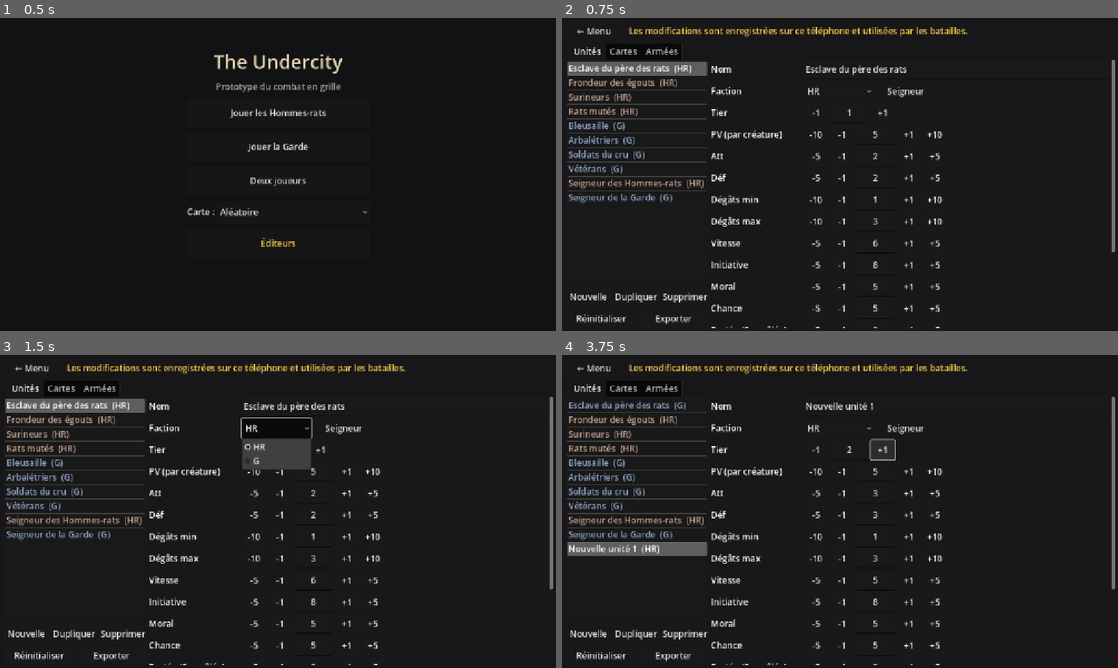
Above: before the commit, frames 1-4 (two rows, left to right).
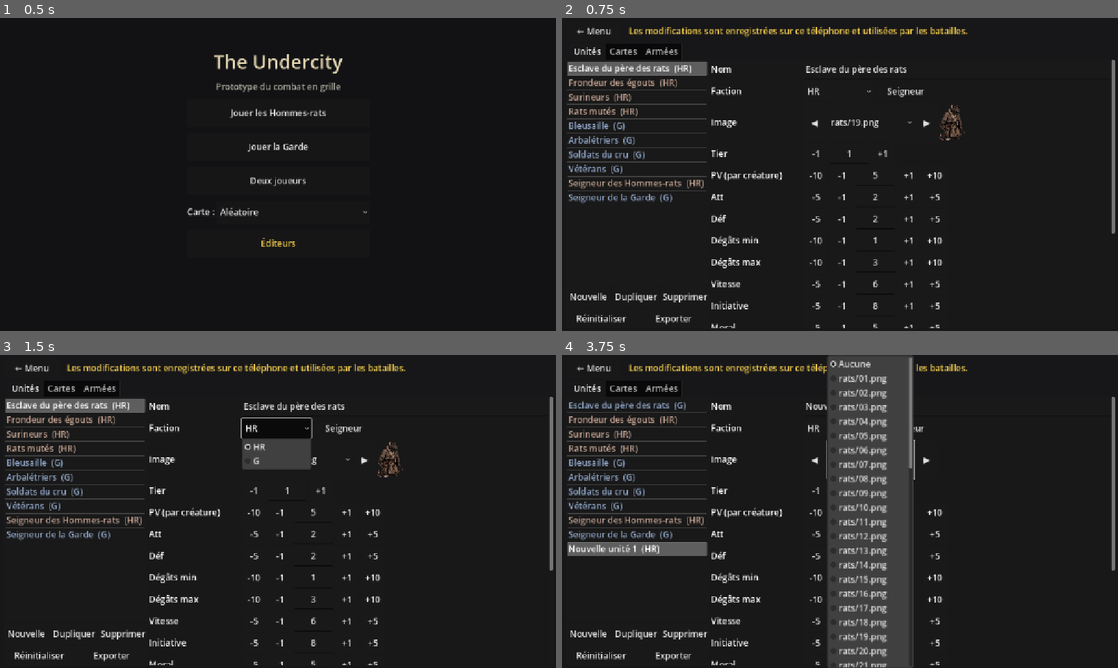
Above: after the commit, the same moments.

Repository: piratesamskipper/The-undercity
Game: Godot game, scene res://scenes/menu.tscn
Same seed, same stepped clock (60 frames per second), same inputs: the game is played once before the commit and once after it.
Inputs (mouse positions are in pixels of both pictures, inside the frame that each line leads up to):
- Up to frame 1 (0.5 s): no input
- Up to frame 2 (0.75 s): click "Éditeurs" at 0.5 s
- Up to frame 3 (1.5 s): click "HR" at 1.25 s
- Up to frame 4 (3.75 s): click (867, 458) at 2 s, where only the run after the commit has a clickable "rats/19.png"; click "Nouvelle" at 2.75 s; click (867, 458) at 3.5 s, where only the run after the commit has a clickable "Aucune"

Frame 1 is identical in both runs. In frame 2, 2.9% of the frame differs, in the area x 26-100%, y 27-100%; in frame 3, 2.8%; in frame 4, 17%, in the area x 26-100%, y 0-100%.

Commit message:
Portraits des Hommes-rats sur les pions
- 60 portraits découpés et détourés depuis la planche fournie (jeu/images/rats)
- Esclaves 19, Frondeurs 11, Surineurs 13, Rats mutés 05, Seigneur 22
- Les pions affichent le portrait (tête et buste), le nombre en bas et les marques en haut
- Éditeur d'unités : choix de l'image avec aperçu

Co-Authored-By: Claude Opus 5.5 <noreply@anthropic.com>
Claude-Session: https://claude.ai/code/session_01PSidyHfdFpRYDiezgKu1U8

Diff:
--- a/jeu/donnees/unites.json
+++ b/jeu/donnees/unites.json
@@ -1,12 +1,12 @@
 [
-  {"nom": "Esclave du père des rats", "faction": "HR", "tier": 1, "pv": 5, "att": 2, "def": 2, "deg": [1, 3], "vitesse": 6, "initiative": 8, "moral": 5, "chance": 5, "portee": 0, "munitions": 0, "escouade": 80, "cout": 20},
-  {"nom": "Frondeur des égouts", "faction": "HR", "tier": 1, "pv": 4, "att": 3, "def": 1, "deg": [2, 4], "vitesse": 5, "initiative": 8, "moral": 5, "chance": 5, "portee": 6, "munitions": 3, "escouade": 70, "cout": 25},
-  {"nom": "Surineurs", "faction": "HR", "tier": 2, "pv": 6, "att": 5, "def": 2, "deg": [5, 7], "vitesse": 7, "initiative": 12, "moral": 6, "chance": 5, "portee": 0, "munitions": 0, "escouade": 60, "cout": 40, "capacites": ["bond"]},
-  {"nom": "Rats mutés", "faction": "HR", "tier": 3, "pv": 20, "att": 8, "def": 6, "deg": [10, 15], "vitesse": 6, "initiative": 8, "moral": 5, "chance": 5, "portee": 0, "munitions": 0, "escouade": 30, "cout": 100},
+  {"nom": "Esclave du père des rats", "faction": "HR", "tier": 1, "pv": 5, "att": 2, "def": 2, "deg": [1, 3], "vitesse": 6, "initiative": 8, "moral": 5, "chance": 5, "portee": 0, "munitions": 0, "escouade": 80, "cout": 20, "image": "rats/19.png"},
+  {"nom": "Frondeur des égouts", "faction": "HR", "tier": 1, "pv": 4, "att": 3, "def": 1, "deg": [2, 4], "vitesse": 5, "initiative": 8, "moral": 5, "chance": 5, "portee": 6, "munitions": 3, "escouade": 70, "cout": 25, "image": "rats/11.png"},
+  {"nom": "Surineurs", "faction": "HR", "tier": 2, "pv": 6, "att": 5, "def": 2, "deg": [5, 7], "vitesse": 7, "initiative": 12, "moral": 6, "chance": 5, "portee": 0, "munitions": 0, "escouade": 60, "cout": 40, "capacites": ["bond"], "image": "rats/13.png"},
+  {"nom": "Rats mutés", "faction": "HR", "tier": 3, "pv": 20, "att": 8, "def": 6, "deg": [10, 15], "vitesse": 6, "initiative": 8, "moral": 5, "chance": 5, "portee": 0, "munitions": 0, "escouade": 30, "cout": 100, "image": "rats/05.png"},
   {"nom": "Bleusaille", "faction": "G", "tier": 1, "pv": 7, "att": 3, "def": 3, "deg": [2, 6], "vitesse": 5, "initiative": 8, "moral": 5, "chance": 5, "portee": 0, "munitions": 0, "escouade": 30, "cout": 35},
   {"nom": "Arbalétriers", "faction": "G", "tier": 2, "pv": 8, "att": 5, "def": 3, "deg": [7, 10], "vitesse": 5, "initiative": 8, "moral": 5, "chance": 5, "portee": 7, "munitions": 5, "escouade": 20, "cout": 85},
   {"nom": "Soldats du cru", "faction": "G", "tier": 2, "pv": 12, "att": 4, "def": 5, "deg": [5, 9], "vitesse": 5, "initiative": 9, "moral": 5, "chance": 5, "portee": 0, "munitions": 0, "escouade": 20, "cout": 60},
   {"nom": "Vétérans", "faction": "G", "tier": 3, "pv": 30, "att": 6, "def": 8, "deg": [8, 12], "vitesse": 6, "initiative": 10, "moral": 6, "chance": 5, "portee": 0, "munitions": 0, "escouade": 15, "cout": 170},
-  {"nom": "Seigneur des Hommes-rats", "faction": "HR", "tier …(189 unchanged characters)… a": 5, "intelligence": 3, "puissance": 2},
+  {"nom": "Seigneur des Hommes-rats", "faction": "HR", "tier …(189 unchanged characters)… a": 5, "intelligence": 3, "puissance": 2, "image": "rats/22.png"},
   {"nom": "Seigneur de la Garde", "faction": "G", "tier": 0, "pv": 250, "att": 8, "def": 8, "deg": [30, 40], "vitesse": 6, "initiative": 8, "moral": 5, "chance": 5, "portee": 0, "munitions": 0, "escouade": 1, "cout": 500, "seigneur": true, "aura": 5, "intelligence": 3, "puissance": 2}
 ]
--- a/jeu/scripts/bataille.gd
+++ b/jeu/scripts/bataille.gd
@@ -156,13 +156,6 @@
 		var coin := _case_vers_ecran(p["pos"]) + Vector2(5, 5)
 		var taille := Vector2.ONE * (TAILLE_CASE - 10)
 		draw_rect(Rect2(coin, taille), COULEURS[p["camp"]])
-		# orientation : petit triangle sur le bord vers lequel la pile regarde
-		var centre := coin + taille / 2
-		var o := Vector2(p["orient"]).normalized()
-		var pointe := centre + o * (taille.x / 2 + 4)
-		var base := centre + o * (taille.x / 2 - 6)
-		var perp := Vector2(-o.y, o.x) * 6
-		draw_colored_polygon(PackedVector2Array([pointe, base + perp, base - perp]), Color(0.95, 0.95, 0.85))
 		if actif != null and p["id"] == actif["id"]:
 			draw_rect(Rect2(coin - Vector2(4, 4), taille + Vector2(8, 8)), Color(1, 0.85, 0.3), false, 4.0)
 		elif selection != null and p["id"] == selection["id"]:
@@ -172,20 +165,42 @@
 		elif cibles.has(p["id"]):
 			var col := Color(0.95, 0.25, 0.2) if cibles[p["id"]] != "loin" else Color(0.95, 0.6, 0.2)
 			draw_rect(Rect2(coin - Vector2(3, 3), taille + Vector2(6, 6)), col, false, 3.0)
-		draw_string(police, coin + Vector2(0, 16), _abreviation(p["u"]["nom"]),
-				HORIZONTAL_ALIGNMENT_CENTER, taille.x, 13, Color.WHITE)
-		if Combat.seigneur(p):
-			draw_rect(Rect2(coin + Vector2(2, 2), taille - Vector2(4, 4)), Color(0.95, 0.8, 0.3), false, 2.0)
-		draw_string(police, coin + Vector2(0, 34), str(p["pv_total"]) if Combat.seigneur(p) else str(Combat.nombre(p)),
-				HORIZONTAL_ALIGNMENT_CENTER, taille.x, 16, Color(1, 1, 0.8))
+		var valeur := str(p["pv_total"]) if Combat.seigneur(p) else str(Combat.nombre(p))
 		var marques := ""
 		if p["defend"]:
 			marques += "DÉF "
 		if Combat.tireur(p):
 			marques += "♦%d" % p["munitions"]
-		if marques != "":
-			draw_string(police, coin + Vector2(0, 47), marques, HORIZONTAL_ALIGNMENT_CENTER,
-					taille.x, 10, Color(0.85, 0.85, 0.85))
+		var tex: Texture2D = Donnees.texture(p["u"].get("image", ""))
+		if tex != null:
+			# portrait : le haut de la figure (tête et buste) remplit la case
+			var cote: float = tex.get_width()
+			draw_texture_rect_region(tex, Rect2(coin, taille), Rect2(0, 0, cote, minf(cote, tex.get_height())))
+			draw_rect(Rect2(coin + Vector2(0, taille.y - 15), Vector2(taille.x, 15)), Color(0, 0, 0, 0.7))
+			draw_string(police, coin + Vector2(0, taille.y - 3), valeur, HORIZONTAL_ALIGNMENT_CENTER,
+					taille.x, 13, Color(1, 1, 0.8))
+			if marques != "":
+				draw_rect(Rect2(coin, Vector2(taille.x, 12)), Color(0, 0, 0, 0.6))
+				draw_string(police, coin + Vector2(0, 10), marques, HORIZONTAL_ALIGNMENT_CENTER,
+						taille.x, 10, Color(0.9, 0.9, 0.9))
+			draw_rect(Rect2(coin, taille), COULEURS[p["camp"]].lightened(0.2), false, 2.0)
+		else:
+			draw_string(police, coin + Vector2(0, 16), _abreviation(p["u"]["nom"]),
+					HORIZONTAL_ALIGNMENT_CENTER, taille.x, 13, Color.WHITE)
+			draw_string(police, coin + Vector2(0, 34), valeur, HORIZONTAL_ALIGNMENT_CENTER, taille.x, 16,
+					Color(1, 1, 0.8))
+			if marques != "":
+				draw_string(police, coin + Vector2(0, 47), marques, HORIZONTAL_ALIGNMENT_CENTER,
+						taille.x, 10, Color(0.85, 0.85, 0.85))
+		if Combat.seigneur(p):
+			draw_rect(Rect2(coin + Vector2(2, 2), taille - Vector2(4, 4)), Color(0.95, 0.8, 0.3), false, 2.0)
+		# orientation : petit triangle sur le bord vers lequel la pile regarde
+		var centre := coin + taille / 2
+		var o := Vector2(p["orient"]).normalized()
+		var pointe := centre + o * (taille.x / 2 + 4)
+		var base := centre + o * (taille.x / 2 - 6)
+		var perp := Vector2(-o.y, o.x) * 6
+		draw_colored_polygon(PackedVector2Array([pointe, base + perp, base - perp]), Color(0.95, 0.95, 0.85))
 
 	_dessiner_panneau_gauche()
 	_dessiner_panneau_droit()
--- a/jeu/scripts/donnees.gd
+++ b/jeu/scripts/donnees.gd
@@ -52,6 +52,32 @@
 	for camp in ARMEES_DEFAUT:
 		if not armees.has(camp):
 			armees[camp] = ARMEES_DEFAUT[camp].duplicate(true)
+
+
+var _textures := {}
+
+
+## Image d'une unité (chemin relatif à res://images/), mise en cache ; null si aucune.
+func texture(chemin: String) -> Texture2D:
+	if chemin == "":
+		return null
+	if not _textures.has(chemin):
+		var complet := "res://images/" + chemin
+		_textures[chemin] = load(complet) if ResourceLoader.exists(complet) else null
+	return _textures[chemin]
+
+
+## Toutes les images disponibles pour les unités (chemins relatifs à res://images/).
+func images_disponibles() -> Array:
+	var res := []
+	var dossiers := DirAccess.get_directories_at("res://images")
+	for d in dossiers:
+		for f in DirAccess.get_files_at("res://images/" + d):
+			f = f.trim_suffix(".import").trim_suffix(".remap")
+			if f.ends_with(".png") and not res.has(d + "/" + f):
+				res.append(d + "/" + f)
+	res.sort()
+	return res
 
 
 func unites_defaut() -> Array:
--- a/jeu/scripts/editeurs.gd
+++ b/jeu/scripts/editeurs.gd
@@ -201,6 +201,37 @@
 		seig.toggled.connect(func(v): _basculer_seigneur(u, v))
 		h2.add_child(seig)
 		fiche.add_child(h2)
+		# Image
+		var hi := HBoxContainer.new()
+		var li := Label.new()
+		li.text = "Image"
+		li.custom_minimum_size.x = 210
+		hi.add_child(li)
+		var apercu := TextureRect.new()
+		apercu.custom_minimum_size = Vector2(60, 90)
+		apercu.expand_mode = TextureRect.EXPAND_IGNORE_SIZE
+		apercu.stretch_mode = TextureRect.STRETCH_KEEP_ASPECT_CENTERED
+		apercu.texture = Donnees.texture(u.get("image", ""))
+		var choix_img := OptionButton.new()
+		choix_img.custom_minimum_size = Vector2(200, 46)
+		choix_img.add_item("Aucune")
+		for chemin in Donnees.images_disponibles():
+			choix_img.add_item(chemin)
+			if chemin == u.get("image", ""):
+				choix_img.select(choix_img.item_count - 1)
+		choix_img.item_selected.connect(func(i):
+			u["image"] = "" if i == 0 else choix_img.get_item_text(i)
+			apercu.texture = Donnees.texture(u["image"])
+			_sauver(false))
+		var prec := func(sens: int):
+			var i := clampi(choix_img.selected + sens, 0, choix_img.item_count - 1)
+			choix_img.select(i)
+			choix_img.item_selected.emit(i)
+		ed.bouton(hi, "◀", func(): prec.call(-1), 50)
+		hi.add_child(choix_img)
+		ed.bouton(hi, "▶", func(): prec.call(1), 50)
+		hi.add_child(apercu)
+		fiche.add_child(hi)
 		# Stats
 		for c in CHAMPS:
 			var cle: String = c[0]
Binary file added: jeu/images/rats/01.png
Not shown, added: jeu/images/rats/01.png.import
Binary file added: jeu/images/rats/02.png
Not shown, added: jeu/images/rats/02.png.import
Binary file added: jeu/images/rats/03.png
Not shown, added: jeu/images/rats/03.png.import
Binary file added: jeu/images/rats/04.png
Not shown, added: jeu/images/rats/04.png.import
Binary file added: jeu/images/rats/05.png
Not shown, added: jeu/images/rats/05.png.import
Binary file added: jeu/images/rats/06.png
Not shown, added: jeu/images/rats/06.png.import
(and 108 more such lines)
